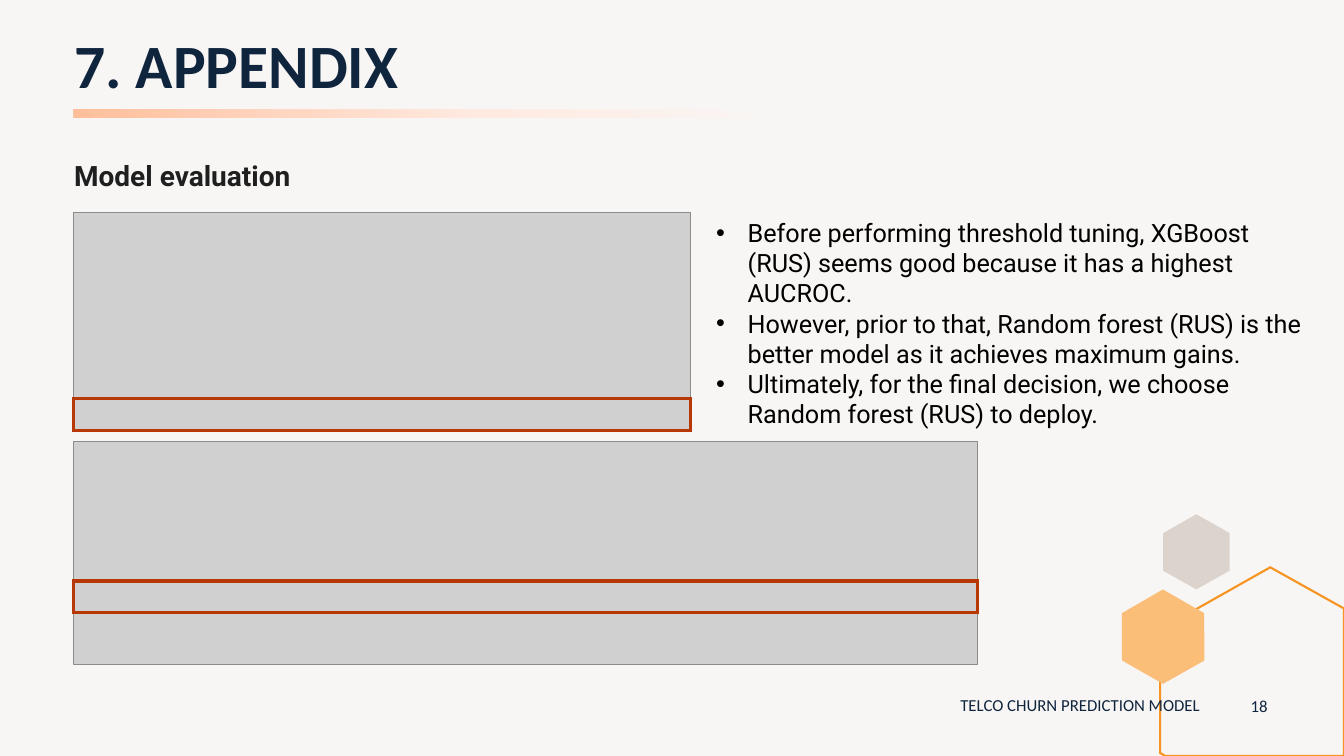
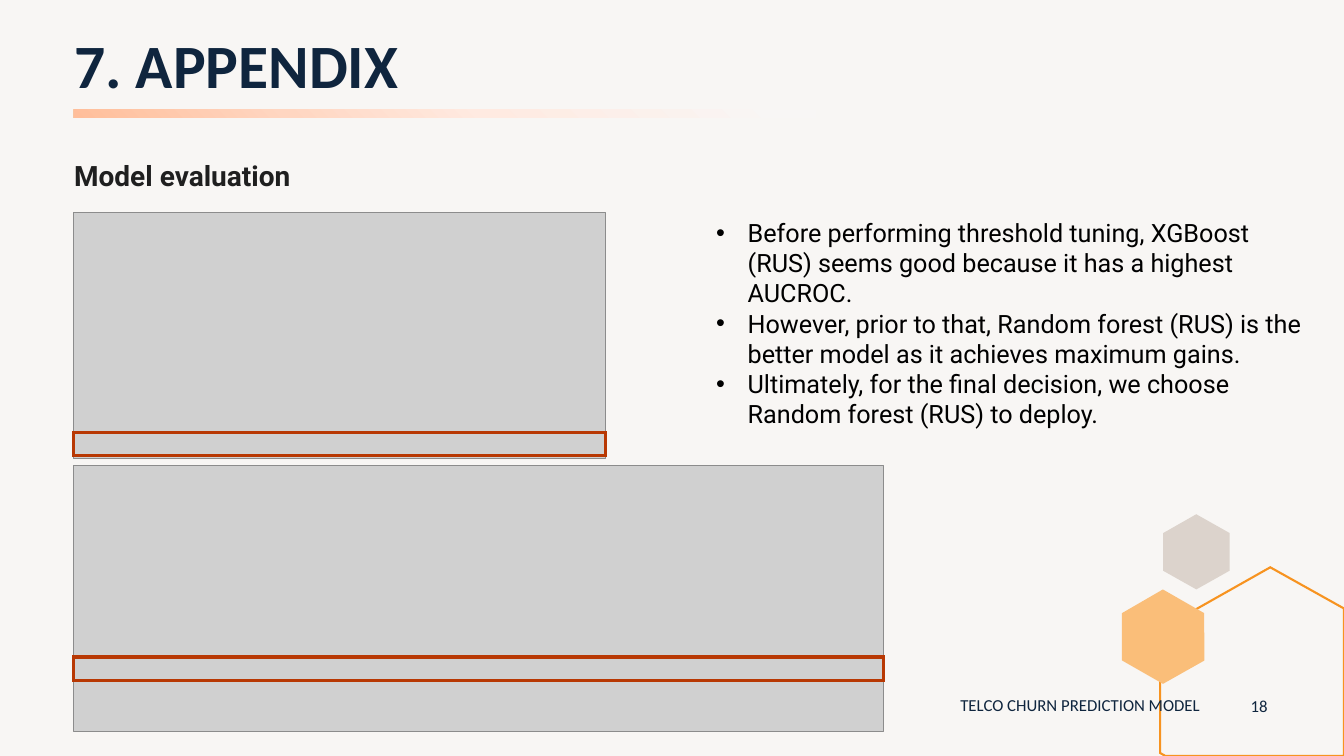
Before and after one commit to peerapat-t/telco_churn_prediction_model, a slide deck: slide 18 of Telco churn prediction model presentation.pptx. Drawn at 1344x756 pixels with LibreOffice and Linux fonts; fonts in the diff are those of the drawing; grey boxes stand for pictures. Boxes give left, top, right and bottom in pixels: in the first picture for what was removed or moved away, otherwise in the second. Text is boxed around its words. In the diff, an @@ line names an element or a change of style, - is before the commit and + after.

```diff
--- a/Telco churn prediction model presentation.pptx
+++ b/Telco churn prediction model presentation.pptx
@@ picture: place and size @@
-picture at box(74, 213, 691, 432)
+picture at box(74, 213, 606, 460)
@@ rectangle: place and size @@
-rectangle at box(74, 399, 691, 431)
+rectangle at box(74, 433, 606, 456)
@@ picture: place and size @@
-picture at box(74, 442, 977, 664)
+picture at box(74, 466, 883, 732)
@@ rectangle: place and size @@
-rectangle at box(74, 581, 977, 612)
+rectangle at box(74, 657, 883, 681)
```
Also in this commit, not shown: 1 other slide changed, 1 slide added, 2 other files.
